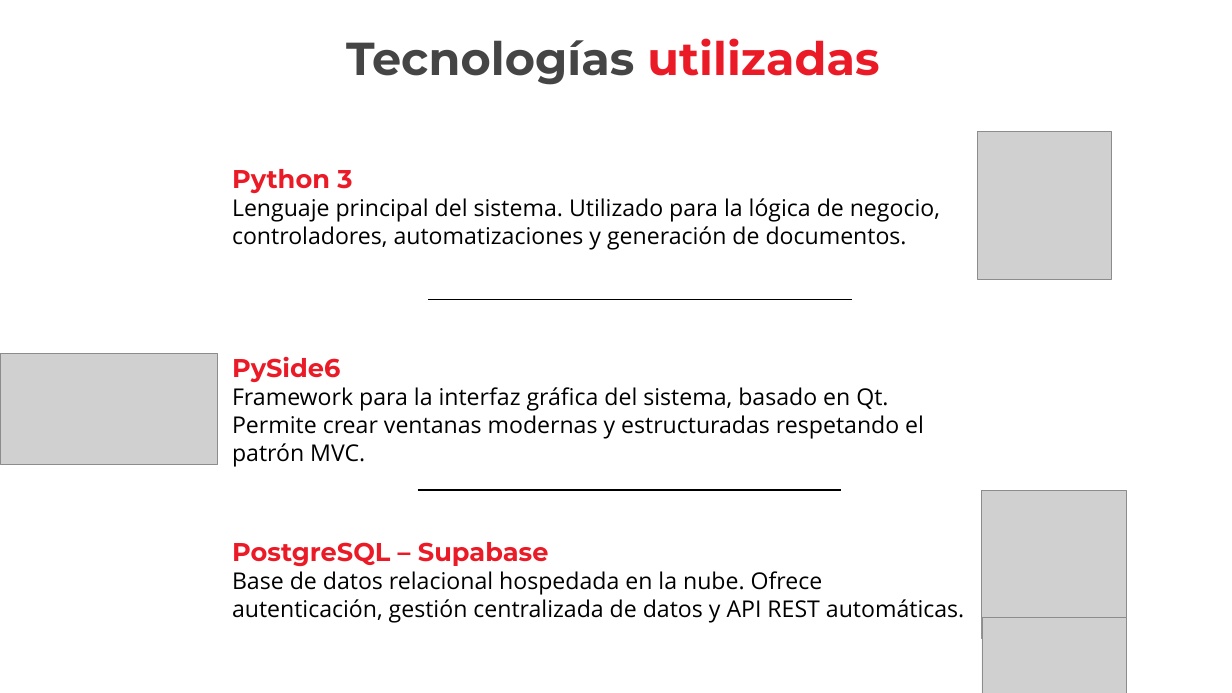
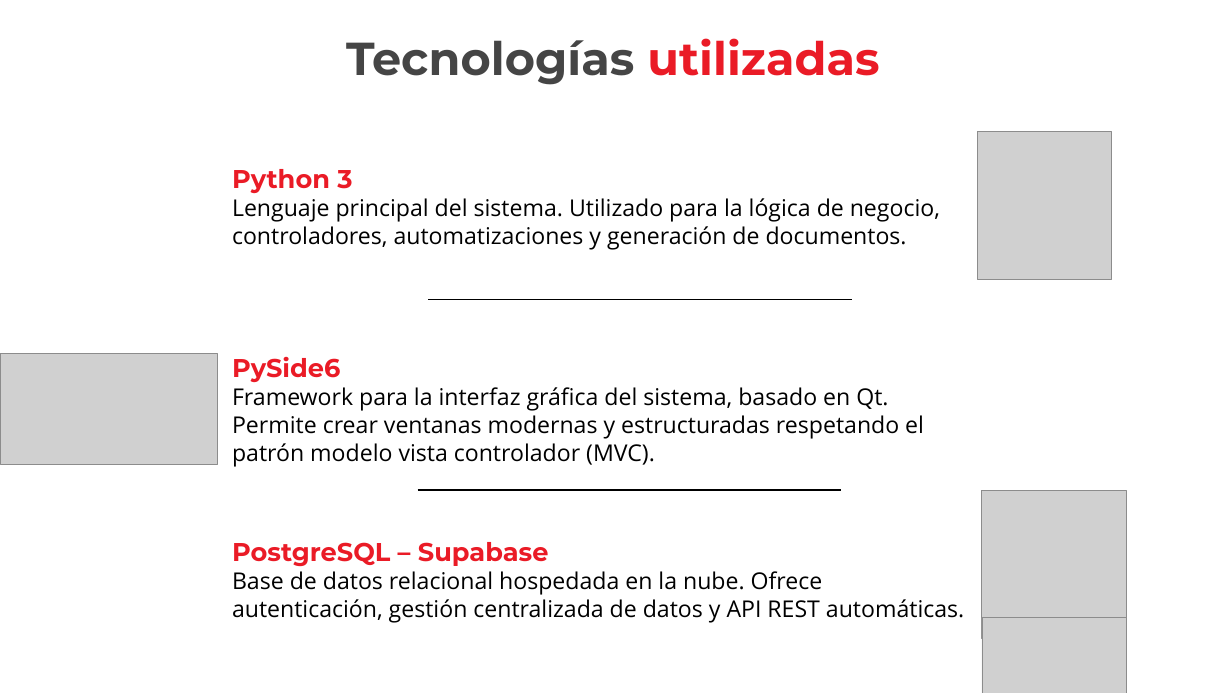
Before and after one commit to AlvaroGT17/PFDG, a slide deck: slide 8 of Documentacion/Presentacion power point/ReyBoxes - Sistema de Gestión de Taller Mecánico.pptx. Drawn at 1232x693 pixels with LibreOffice and Linux fonts; fonts in the diff are those of the drawing; grey boxes stand for pictures; background and template pictures are left out. Boxes give left, top, right and bottom in pixels: in the first picture for what was removed or moved away, otherwise in the second. Text is boxed around its words. In the diff, an @@ line names an element or a change of style, - is before the commit and + after.

```diff
--- a/Documentacion/Presentacion power point/ReyBoxes - Sistema de Gestión de Taller Mecánico.pptx
+++ b/Documentacion/Presentacion power point/ReyBoxes - Sistema de Gestión de Taller Mecánico.pptx
@@ text at (x1=232, y1=387, x2=924, y2=466): text changed @@
-Framework para la interfaz gráfica del sistema, basado en Qt. Permite crear ventanas modernas y estructuradas respetando el patrón MVC.
+Framework para la interfaz gráfica del sistema, basado en Qt. Permite crear ventanas modernas y estructuradas respetando el patrón modelo vista controlador (MVC).
```
Also in this commit, not shown: 1 other slide changed, 4 slides added, 10 other files.
